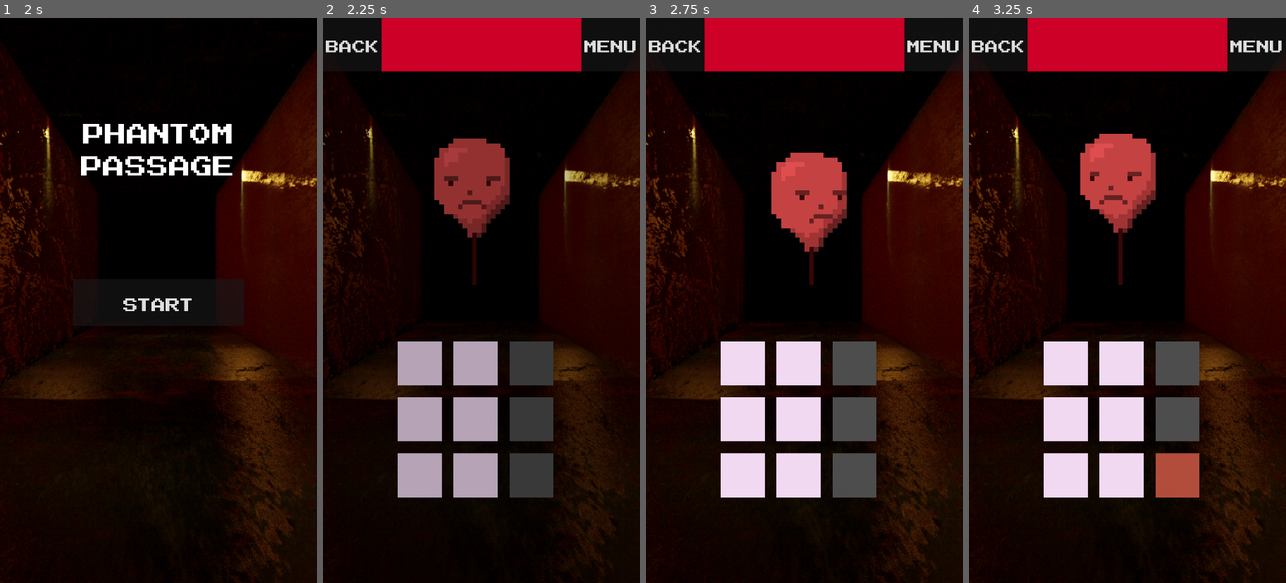
Above: before the commit, frames 1-4 (left to right).
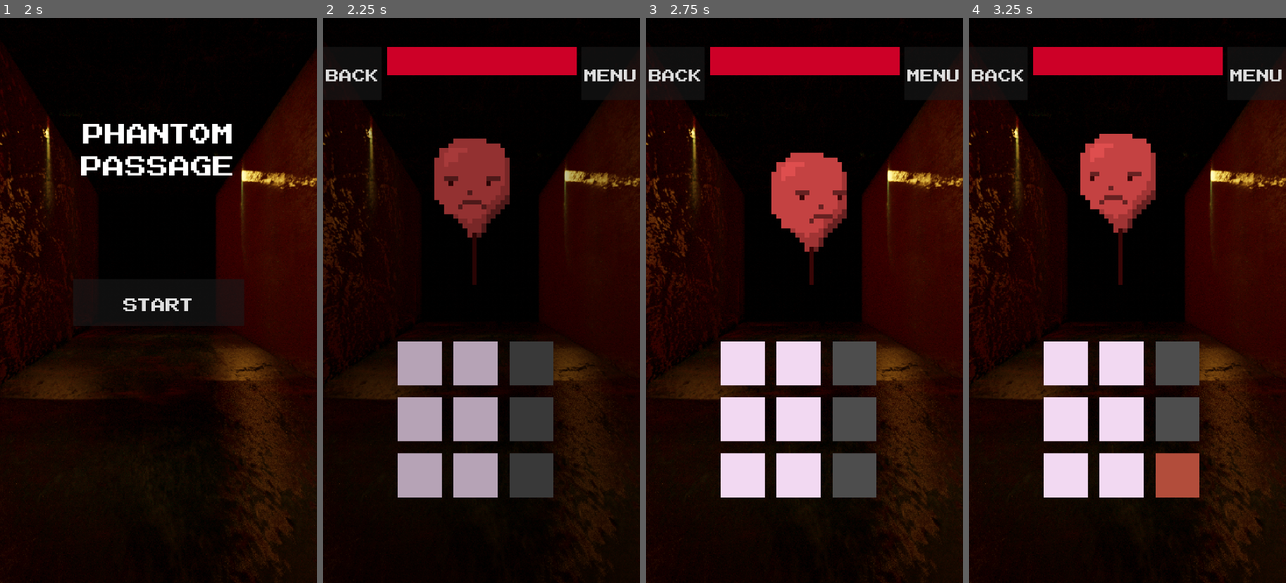
Above: after the commit, the same moments.

Repository: numberpup/phantom-passage
Game: Godot game, scene res://Scenes/UI/SplashScreen.tscn
Same seed, same stepped clock (60 frames per second), same inputs: the game is played once before the commit and once after it.
Inputs (mouse positions are in pixels of both pictures, inside the frame that each line leads up to):
- Up to frame 1 (2 s): move the mouse to (228, 272) at 0.52 s; click (228, 272) at 0.67 s; drag from (95, 328) to (142, 413) at 1.27 s
- Up to frame 2 (2.25 s): click "START" at 2 s
- Up to frame 3 (2.75 s): no input
- Up to frame 4 (3.25 s): move the mouse to (1159, 176) at 2.77 s; click (1159, 176) at 2.92 s

Frame 1 is identical in both runs. In frame 2, 4.7% of the frame differs, in the area x 0-99%, y 0-12%; in frame 3, 4.7%, in the area x 0-99%, y 0-15%; in frame 4, 4.7%.

Commit message:
Adjusted infobar for notches and cutouts
- Initially forgot about notches and cutouts, so I made a vertical buffer for safe zone and also spaced UI elements differently

Diff:
--- a/Scenes/UI/InfoBar.tscn
+++ b/Scenes/UI/InfoBar.tscn
@@ -14,6 +14,7 @@
 anchors_preset = 15
 anchor_right = 1.0
 anchor_bottom = 1.0
+offset_top = 98.0
 grow_horizontal = 2
 grow_vertical = 2
 script = ExtResource("1_a8nme")
@@ -23,9 +24,9 @@
 anchors_preset = -1
 anchor_left = 0.5
 anchor_right = 0.5
-offset_left = -340.0
-offset_right = 340.0
-offset_bottom = 181.0
+offset_left = -321.0
+offset_right = 325.0
+offset_bottom = 97.0
 grow_horizontal = 2
 alignment = 1
 
Not shown, added: Builds/Phantom Passage v0.5.6.apk
Not shown, added: Builds/Phantom Passage v0.5.6.apk.idsig
Not shown, added: Builds/Phantom Passage v0.5.7.apk
Not shown, added: Builds/Phantom Passage v0.5.7.apk.idsig
